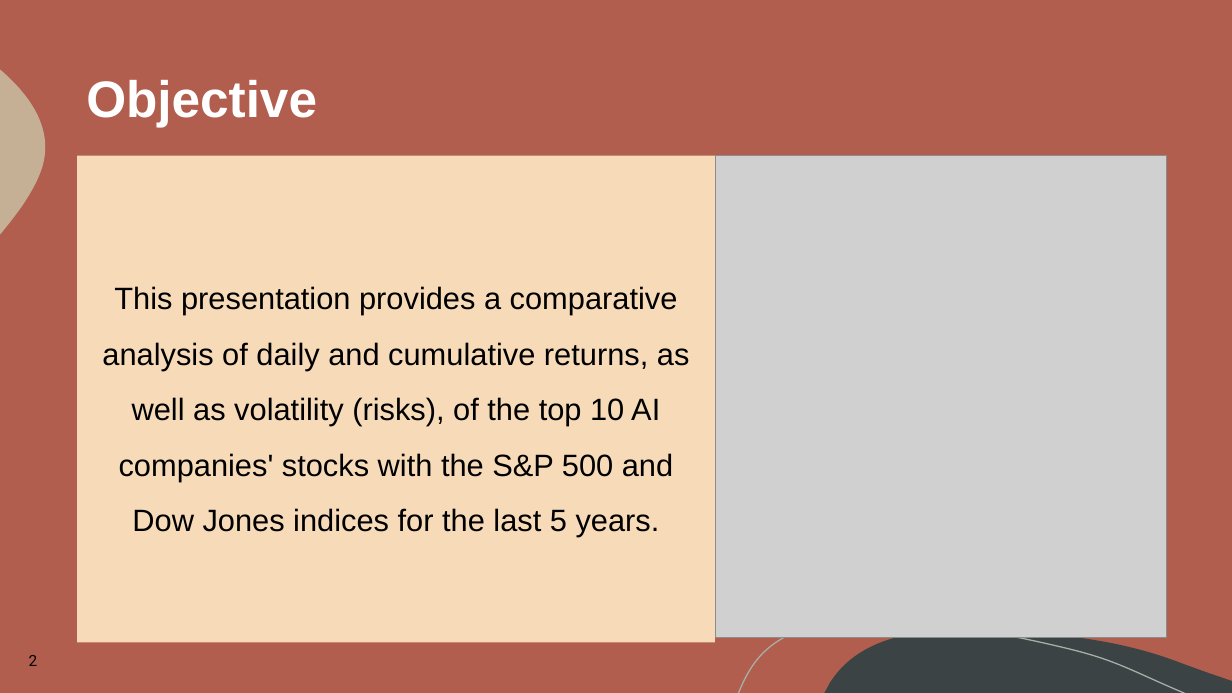
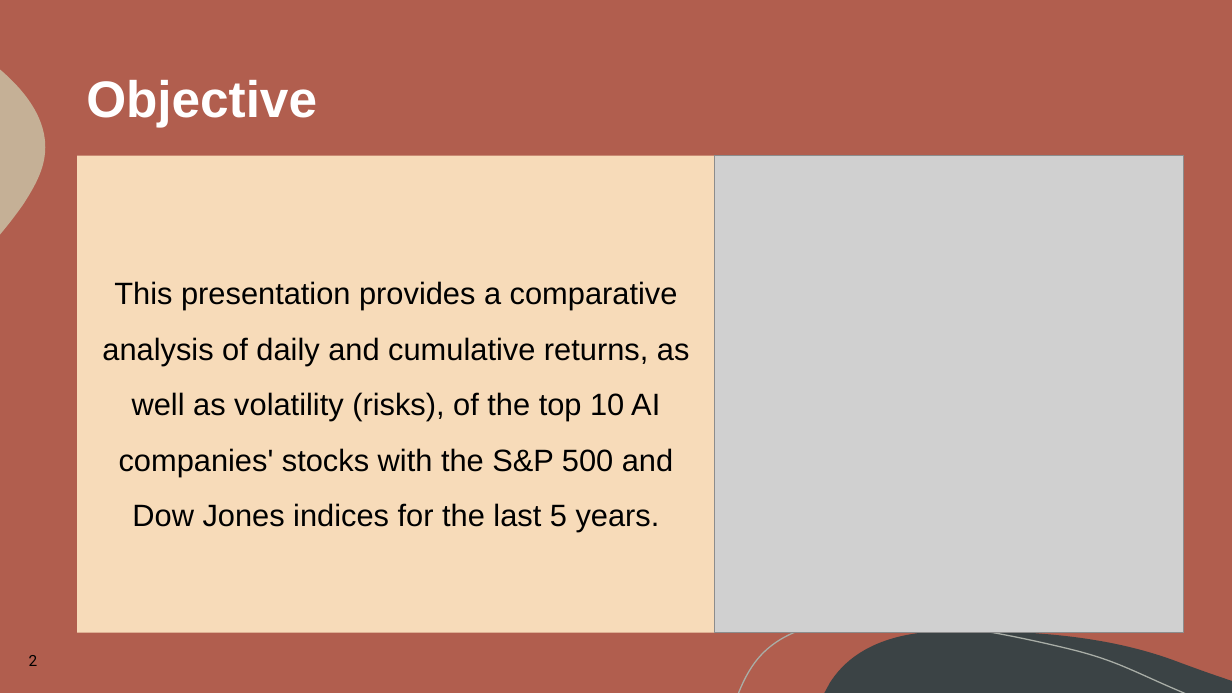
Before and after one commit to LegallyNotBlonde/Project-1, a slide deck: slide 2 of AIStocksProject/Presentation_Tech_Giants_Face_Off.pptx. Drawn at 1232x693 pixels with LibreOffice and Linux fonts; fonts in the diff are those of the drawing; grey boxes stand for pictures. Boxes give left, top, right and bottom in pixels: in the first picture for what was removed or moved away, otherwise in the second. Text is boxed around its words. In the diff, an @@ line names an element or a change of style, - is before the commit and + after.

```diff
--- a/AIStocksProject/Presentation_Tech_Giants_Face_Off.pptx
+++ b/AIStocksProject/Presentation_Tech_Giants_Face_Off.pptx
@@ text "This presentation provides a comparative ...": place and size @@
-text "This presentation provides a comparative ..." at [77,155,714,642]
+text "This presentation provides a comparative ..." at [77,156,714,633]
@@ picture: place and size @@
-picture at [715,155,1167,637]
+picture at [715,156,1184,633]
```
Also in this commit, not shown: 2 other slides changed.
